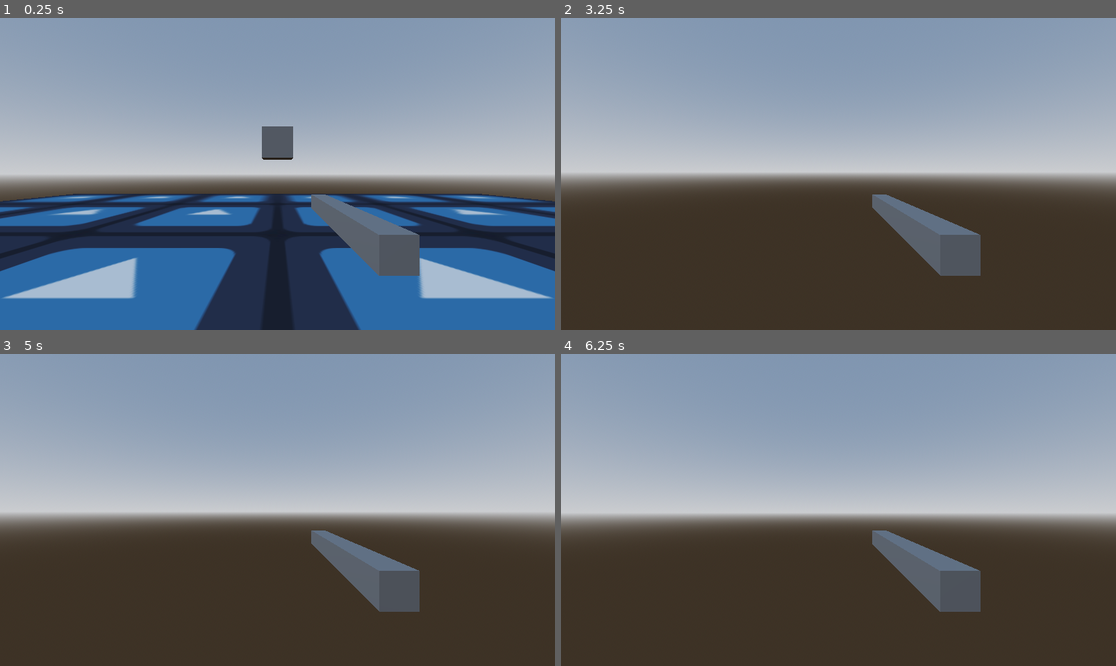
Above: before the commit, frames 1-4 (two rows, left to right).
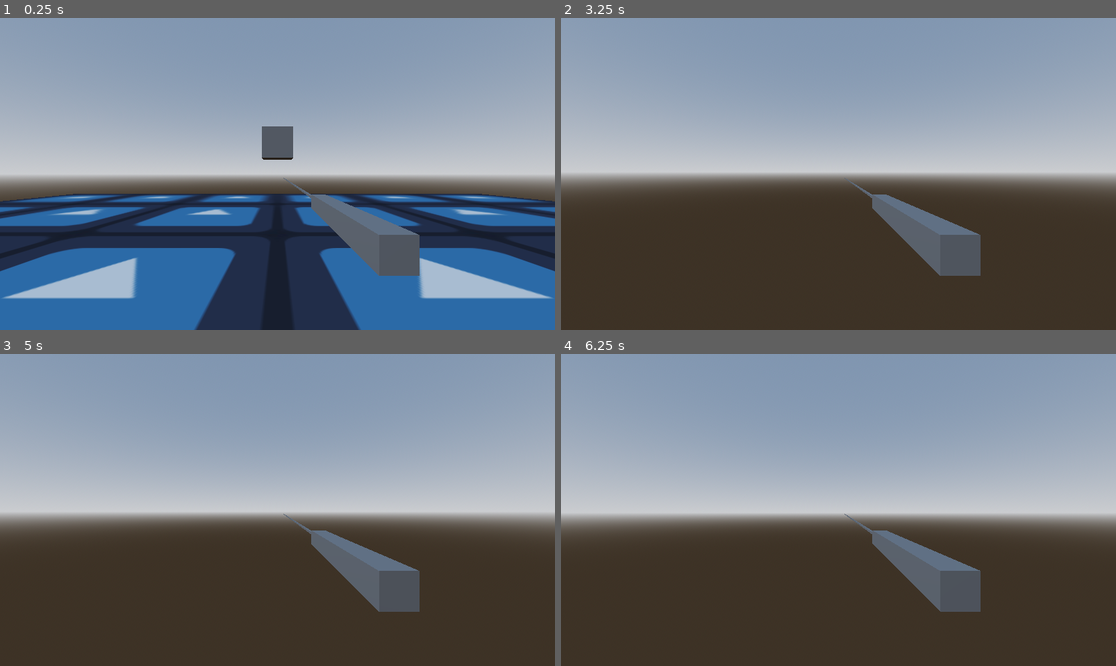
Above: after the commit, the same moments.

Repository: p-rint/Hyper-shooter
Game: Godot game, scene res://Main.tscn
Same seed, same stepped clock (60 frames per second), same inputs: the game is played once before the commit and once after it. The engine's default icon, where the game draws it, is replaced by a stand-in: a white triangle on a blue panel in a dark square.
Inputs (mouse positions are in pixels of both pictures, inside the frame that each line leads up to):
- Up to frame 1 (0.25 s): no input
- Up to frame 2 (3.25 s): tap Enter (ui_accept) at 0.5, 0.77, 1.52, 2, 2.75, 3.02 s; move the mouse to (866, 174) at 0.52 s; hold W (Up) from 0.53 s (still down); tap C (Crouch, bound only after the commit) at 0.6, 1.55, 2.1, 2.85 s; move the mouse to (810, 174) at 1.27 s; click (810, 174) at 1.35 s; move the mouse to (849, 167) at 2.02 s; move the mouse to (832, 180) at 2.77 s
- Up to frame 3 (5 s): keep holding W (Up); tap Enter (ui_accept) at 3.5, 3.77, 4.25, 4.52 s; move the mouse to (316, 513) at 3.52 s; click (316, 513) at 3.6 s; tap C (Crouch, bound only after the commit) at 3.8, 4.35 s; move the mouse to (233, 506) at 4.27 s
- Up to frame 4 (6.25 s): tap Enter (ui_accept) at 5, 6.02 s; move the mouse to (844, 510) at 5.02 s; tap C (Crouch, bound only after the commit) at 5.1, 6.05 s; move the mouse to (816, 503) at 5.77 s; release W (Up) at 5.78 s; hold D (Right) from 5.78 s (still down); click (816, 503) at 5.85 s

The runs differ from the first frame. In frame 1, less than 0.1% of the frame differs, in the area x 51-57%, y 51-58%; in frame 2, less than 0.1%; in frame 3, less than 0.1%; in frame 4, less than 0.1%, in the area x 51-76%, y 51-83%.

Commit message:
Added crouching, a laser, and shooting anim

Diff:
--- a/Main.tscn
+++ b/Main.tscn
@@ -31,6 +31,33 @@
 
 [sub_resource type="BoxShape3D" id="BoxShape3D_uu6xs"]
 
+[sub_resource type="Animation" id="Animation_cm0pq"]
+length = 0.001
+tracks/0/type = "value"
+tracks/0/imported = false
+tracks/0/enabled = true
+tracks/0/path = NodePath("CamPivot/Camera3D/Hand:position")
+tracks/0/interp = 1
+tracks/0/loop_wrap = true
+tracks/0/keys = {
+"times": PackedFloat32Array(0),
+"transitions": PackedFloat32Array(1),
+"update": 0,
+"values": [Vector3(0.3, -0.20000005, -1)]
+}
+tracks/1/type = "value"
+tracks/1/imported = false
+tracks/1/enabled = true
+tracks/1/path = NodePath("CamPivot:position")
+tracks/1/interp = 1
+tracks/1/loop_wrap = true
+tracks/1/keys = {
+"times": PackedFloat32Array(0),
+"transitions": PackedFloat32Array(1),
+"update": 0,
+"values": [Vector3(0, 0, 0)]
+}
+
 [sub_resource type="Animation" id="Animation_r0du0"]
 resource_name = "shoot"
 tracks/0/type = "value"
@@ -46,24 +73,25 @@
 "values": [Vector3(0.3, -0.20000005, -1), Vector3(0.3, -0.2, -0.9), Vector3(0.3, -0.20000005, -1)]
 }
 
-[sub_resource type="Animation" id="Animation_cm0pq"]
-length = 0.001
+[sub_resource type="Animation" id="Animation_fos0i"]
+resource_name = "crouch"
 tracks/0/type = "value"
 tracks/0/imported = false
 tracks/0/enabled = true
-tracks/0/path = NodePath("CamPivot/Camera3D/Hand:position")
+tracks/0/path = NodePath("CamPivot:position")
 tracks/0/interp = 1
 tracks/0/loop_wrap = true
 tracks/0/keys = {
 "times": PackedFloat32Array(0),
 "transitions": PackedFloat32Array(1),
 "update": 0,
-"values": [Vector3(0.3, -0.20000005, -1)]
+"values": [Vector3(0, -0.81, 0)]
 }
 
 [sub_resource type="AnimationLibrary" id="AnimationLibrary_fos0i"]
 _data = {
 &"RESET": SubResource("Animation_cm0pq"),
+&"crouch": SubResource("Animation_fos0i"),
 &"shoot": SubResource("Animation_r0du0")
 }
 
@@ -122,6 +150,11 @@
 collide_with_areas = true
 collide_with_bodies = false
 
+[node name="Laser" type="MeshInstance3D" parent="CharacterBody3D/CamPivot/Camera3D/Hand"]
+transform = Transform3D(0.19999997, 0, 0, 0, 0.19999997, 0, 0, 0, 10, 0, 0, -5)
+mesh = SubResource("BoxMesh_r0du0")
+skeleton = NodePath("../..")
+
 [node name="CollisionShape3D" type="CollisionShape3D" parent="CharacterBody3D"]
 transform = Transform3D(1, 0, 0, 0, 2, 0, 0, 0, 1, 0, 0, 0)
 shape = SubResource("BoxShape3D_uu6xs")
--- a/character_body_3d.gd
+++ b/character_body_3d.gd
@@ -5,6 +5,9 @@
 
 const SPEED = 16.0
 const JUMP_VELOCITY = 4.5
+const crouchSPEED = 8
+
+var moveSpeed = SPEED
 
 @onready var camPiv = $CamPivot
 
@@ -24,13 +27,18 @@
 	#model.rotation.y = lerp_angle(model.rotation.y, targetRot, .5)
 
 	if direction:
-		velocity.x = lerp(velocity.x, direction.x * SPEED, .15 * 2)
-		velocity.z = lerp(velocity.z, direction.z * SPEED, .15 * 2)
+		velocity.x = lerp(velocity.x, direction.x * moveSpeed, .15 * 2)
+		velocity.z = lerp(velocity.z, direction.z * moveSpeed, .15 * 2)
 
 		#model.rotation.y = lerp_angle(model.rotation.y, atan2(-velocity.x, -velocity.z), .2)
 	else:
 		velocity.x = move_toward(velocity.x, 0, 1)
 		velocity.z = move_toward(velocity.z, 0, 1)
+
+
+func crouch():
+	animPlr.play("crouch")
+
 
 
 
@@ -59,5 +67,13 @@
 			print("Hit!!!")
 
 
+	if Input.is_action_just_pressed("Crouch"):
+		camPiv.position.y = -0.81
+		moveSpeed = crouchSPEED
+
+
+	if Input.is_action_just_released("Crouch"):
+		camPiv.position.y = 0
+		moveSpeed = SPEED
 
 	move_and_slide()
--- a/project.godot
+++ b/project.godot
@@ -51,6 +51,12 @@
 "events": [Object(InputEventMouseButton,"resource_local_to_scene":false,"resource_name":"","device":-1,"window_id":0,"a …(261 unchanged characters)…
 ]
 }
+Crouch={
+"deadzone": 0.2,
+"events": [Object(InputEventKey,"resource_local_to_scene":false,"resource_name":"","device":-1,"window_id":0,"alt_pressed":false,"shift_pressed":false,"ctrl_pressed":false,"meta_pressed":false,"pressed":false,"keycode":0,"physical_keycode":67,"key_label":0,"unicode":99,"location":0,"echo":false,"script":null)
+, Object(InputEventKey,"resource_local_to_scene":false,"resource_name":"","device":-1,"window_id":0,"alt_pressed":false,"shift_pressed":false,"ctrl_pressed":false,"meta_pressed":false,"pressed":false,"keycode":0,"physical_keycode":4194327,"key_label":0,"unicode":0,"location":0,"echo":false,"script":null)
+]
+}
 
 [physics]
 
Not shown: 1 places in Main.tscn that only renumber resources
